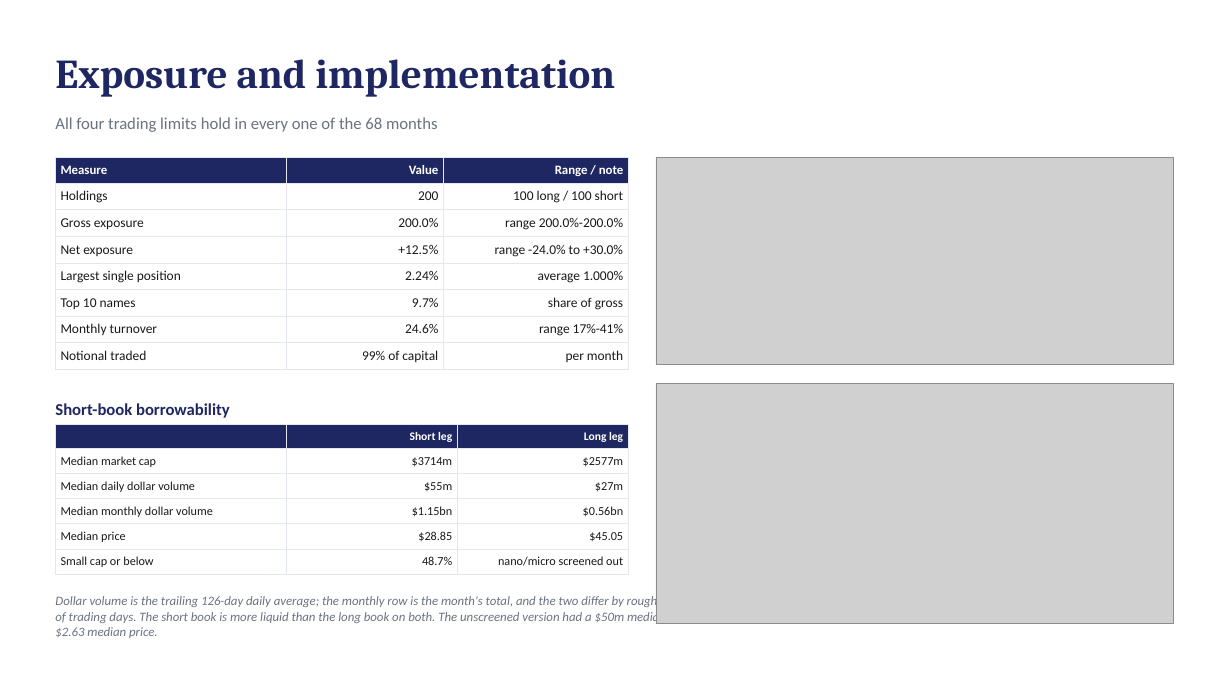
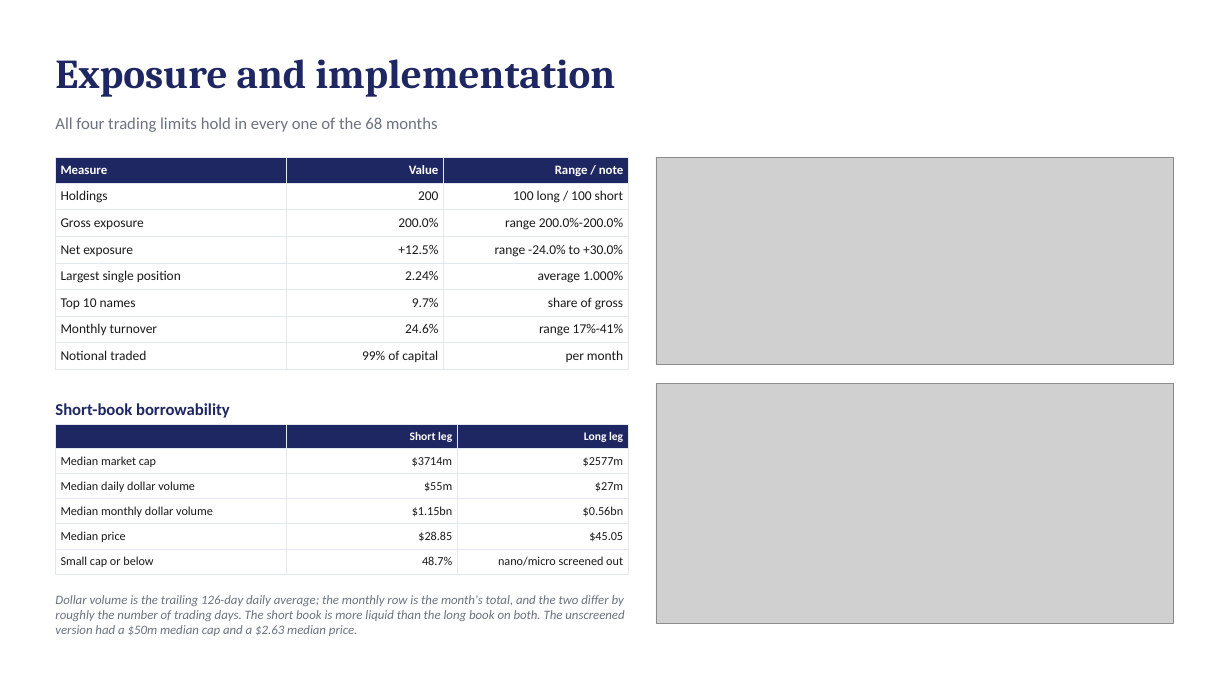
Before and after one commit to TonyTran03/hackathonfiam_zzz, a slide deck: slide 6 of 05_submission/FIAM_deck.pptx. Drawn at 1232x693 pixels with LibreOffice and Linux fonts; fonts in the diff are those of the drawing; grey boxes stand for pictures. Boxes give left, top, right and bottom in pixels: in the first picture for what was removed or moved away, otherwise in the second. Text is boxed around its words. In the diff, an @@ line names an element or a change of style, - is before the commit and + after.

```diff
--- a/05_submission/FIAM_deck.pptx
+++ b/05_submission/FIAM_deck.pptx
@@ text "Dollar volume is the trailing ..." rewrapped from (55,595,720,638) to (55,595,624,636) @@
```
Also in this commit, not shown: 4 other slides changed, 7 other files.
